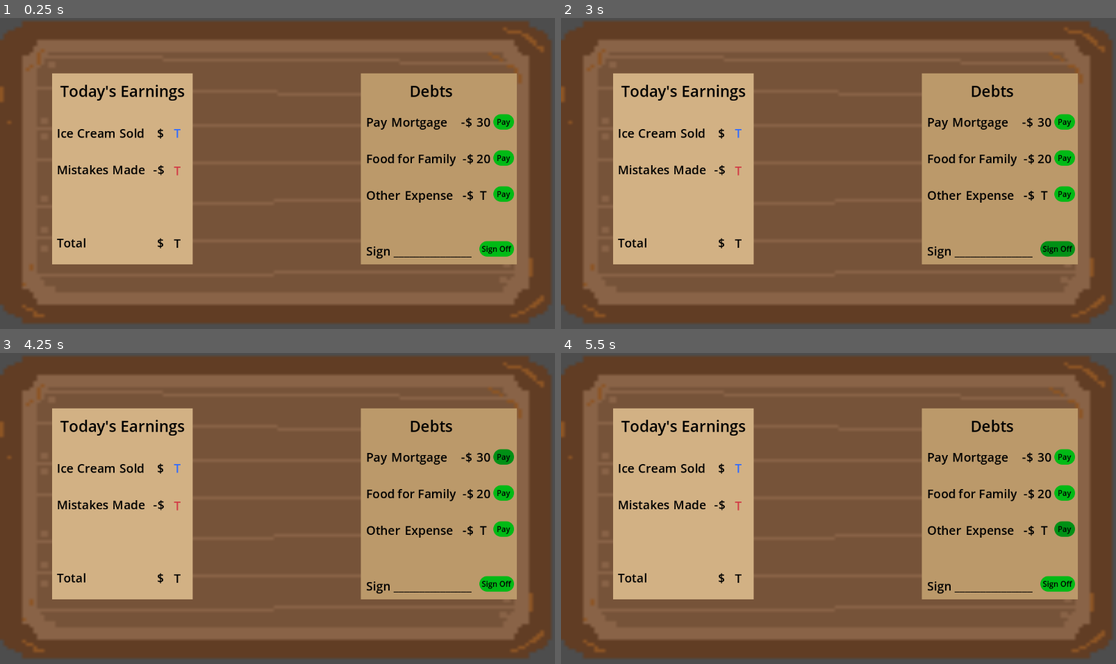
Above: before the commit, frames 1-4 (two rows, left to right).
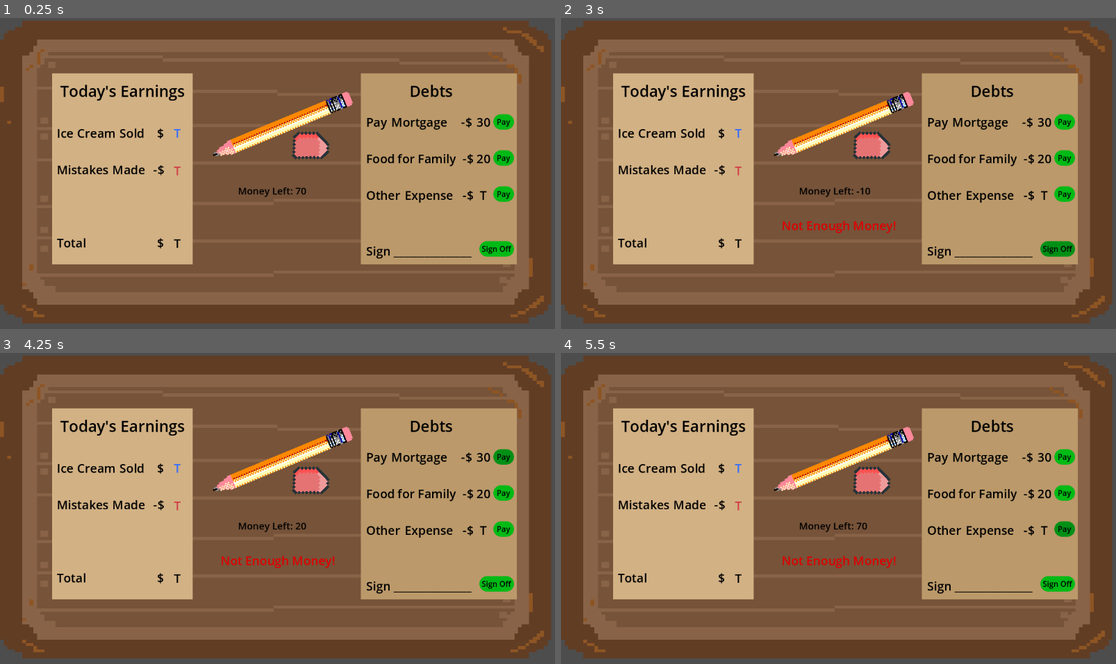
Above: after the commit, the same moments.

Repository: aehcipher/BroncoHack2025-GlycemicLoadComputers
Game: Godot game, scene res://night_scene.tscn
The game is run twice, just before and just after one commit, with the same random seed, the same clock (stepped at 60 frames per second) and the same inputs. This scene is started directly instead of the project's main scene.
Inputs:
- Up to frame 1 (0.25 s): no input
- Up to frame 2 (3 s): click "Pay" at 0.5 s; click "Pay" at 1.25 s; click "Pay" at 2 s; click "Sign Off" at 2.75 s
- Up to frame 3 (4.25 s): click "Pay" at 3.5 s
- Up to frame 4 (5.5 s): click "Pay" at 4.25 s; click "Pay" at 5 s

The runs differ from the first frame. In frame 1, 1.8% of the frame differs, in the area x 0-99%, y 0-99%; in frame 2, 2.1%; in frame 3, 2.1%; in frame 4, 2.1%.

Commit message:
Updated Night Scene
Pay Buttons now affect total score, signing off with negative money shows a label saying you used too much. Label that displays current money.

Diff:
--- a/Credits.tscn
+++ b/Credits.tscn
@@ -73,6 +73,7 @@
 vertical_alignment = 1
 
 [node name="Button2" type="Button" parent="."]
+layout_mode = 0
 offset_left = 21.0
 offset_top = 567.0
 offset_right = 195.0
--- a/night_scene.gd
+++ b/night_scene.gd
@@ -1,17 +1,52 @@
 extends Control
 
 
+var totalMoney = 70  # Example value, update this accordingly
+var mortgagePaid = false
+var foodPaid = false
+var otherPaid = false
+
+func _ready():
+	var label = $Label11  # Assuming "Label11" is a direct child of the node with this script
+
+	label.text = "Money Left: " + str(totalMoney)
+	$Label12.visible = false
+
+func update_money(new_value):
+	totalMoney = totalMoney + new_value
+	$Label11.text = "Money Left: " + str(totalMoney)
+
 func _on_PayMortgage_pressed() -> void:
-	pass # Replace with function body.
+	if (mortgagePaid == false):
+		update_money(-30)
+		mortgagePaid = true
+	else:
+		update_money(30)
+		mortgagePaid = false
+
 
 
 func _on_payFood_pressed() -> void:
-	pass # Replace with function body.
+	if (foodPaid == false):
+		update_money(-20)
+		foodPaid = true
+	else:
+		update_money(20)
+		foodPaid = false
 
 
 func _on_payOther_pressed() -> void:
-	pass # Replace with function body.
+	if (otherPaid == false):
+		update_money(-30)
+		otherPaid = true
+	else:
+		update_money(30)
+		otherPaid = false
 
 
 func _on_SignOff_pressed() -> void:
-	pass # Replace with function body.
+	if (totalMoney < 0):
+		$Label12.visible = true
+	else:
+		$Label12.visible = false
+		#switch to next scene
--- a/night_scene.tscn
+++ b/night_scene.tscn
@@ -1,7 +1,9 @@
-[gd_scene load_steps=10 format=3 uid="uid://bg0p8ap084i5w"]
+[gd_scene load_steps=12 format=3 uid="uid://bg0p8ap084i5w"]
 
 [ext_resource type="Script" uid="uid://tw2xgmodve8q" path="res://night_scene.gd" id="1_enao0"]
 [ext_resource type="Texture2D" uid="uid://qamv6tmftu8k" path="res://table_pixelated.png" id="1_exke6"]
+[ext_resource type="Texture2D" uid="uid://cephxlenb6erd" path="res://pencil_pixelated.png" id="3_14rf8"]
+[ext_resource type="Texture2D" uid="uid://diu07w4ih4v1v" path="res://eraser_pixelated.png" id="4_a0i6q"]
 
 [sub_resource type="StyleBoxTexture" id="StyleBoxTexture_enao0"]
 texture = ExtResource("1_exke6")
@@ -254,6 +256,40 @@
 theme_override_styles/normal = SubResource("StyleBoxFlat_a0i6q")
 text = "Sign Off"
 
+[node name="Sprite2D" type="Sprite2D" parent="."]
+position = Vector2(585, 225)
+rotation = -0.392699
+scale = Vector2(0.41625, 0.43633)
+texture = ExtResource("3_14rf8")
+
+[node name="Sprite2D2" type="Sprite2D" parent="."]
+position = Vector2(642, 259)
+rotation = -2.33176
+scale = Vector2(0.0717746, 0.075237)
+texture = ExtResource("4_a0i6q")
+
+[node name="Label11" type="Label" parent="."]
+layout_mode = 0
+offset_left = 494.0
+offset_top = 344.0
+offset_right = 690.0
+offset_bottom = 375.0
+theme_override_colors/font_color = Color(0, 0, 0, 1)
+theme_override_font_sizes/font_size = 20
+vertical_alignment = 1
+
+[node name="Label12" type="Label" parent="."]
+layout_mode = 0
+offset_left = 447.0
+offset_top = 414.0
+offset_right = 707.0
+offset_bottom = 449.0
+theme_override_colors/font_color = Color(0.870588, 0, 0, 1)
+theme_override_font_sizes/font_size = 25
+text = "Not Enough Money!"
+horizontal_alignment = 1
+vertical_alignment = 1
+
 [connection signal="pressed" from="Button" to="." method="_on_PayMortgage_pressed"]
 [connection signal="pressed" from="Button2" to="." method="_on_payFood_pressed"]
 [connection signal="pressed" from="Button3" to="." method="_on_payOther_pressed"]
--- a/project.godot
+++ b/project.godot
@@ -17,5 +17,6 @@
 
 [rendering]
 
+textures/canvas_textures/default_texture_filter=0
 renderer/rendering_method="gl_compatibility"
 renderer/rendering_method.mobile="gl_compatibility"
--- /dev/null
+++ b/whateverThisIs.tscn
@@ -0,0 +1,3 @@
+[gd_scene format=3 uid="uid://bunuvcv244q02"]
+
+[node name="Node2D" type="Node2D"]
Binary file added: eraser_pixelated.png
Not shown, added: eraser_pixelated.png.import
Binary file added: pencil_pixelated.png
Not shown, added: pencil_pixelated.png.import
